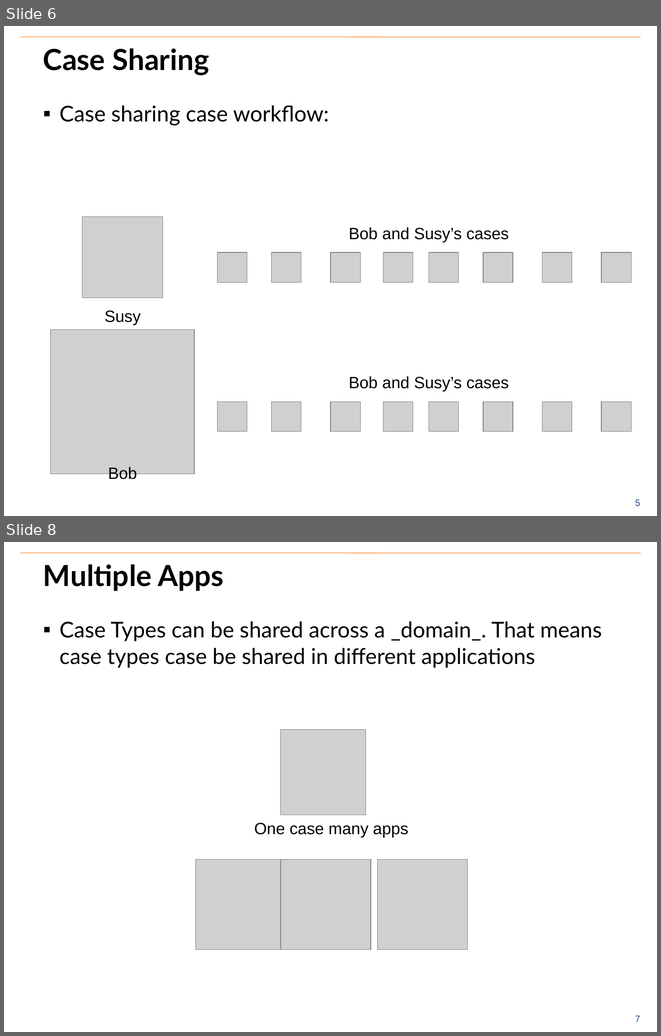
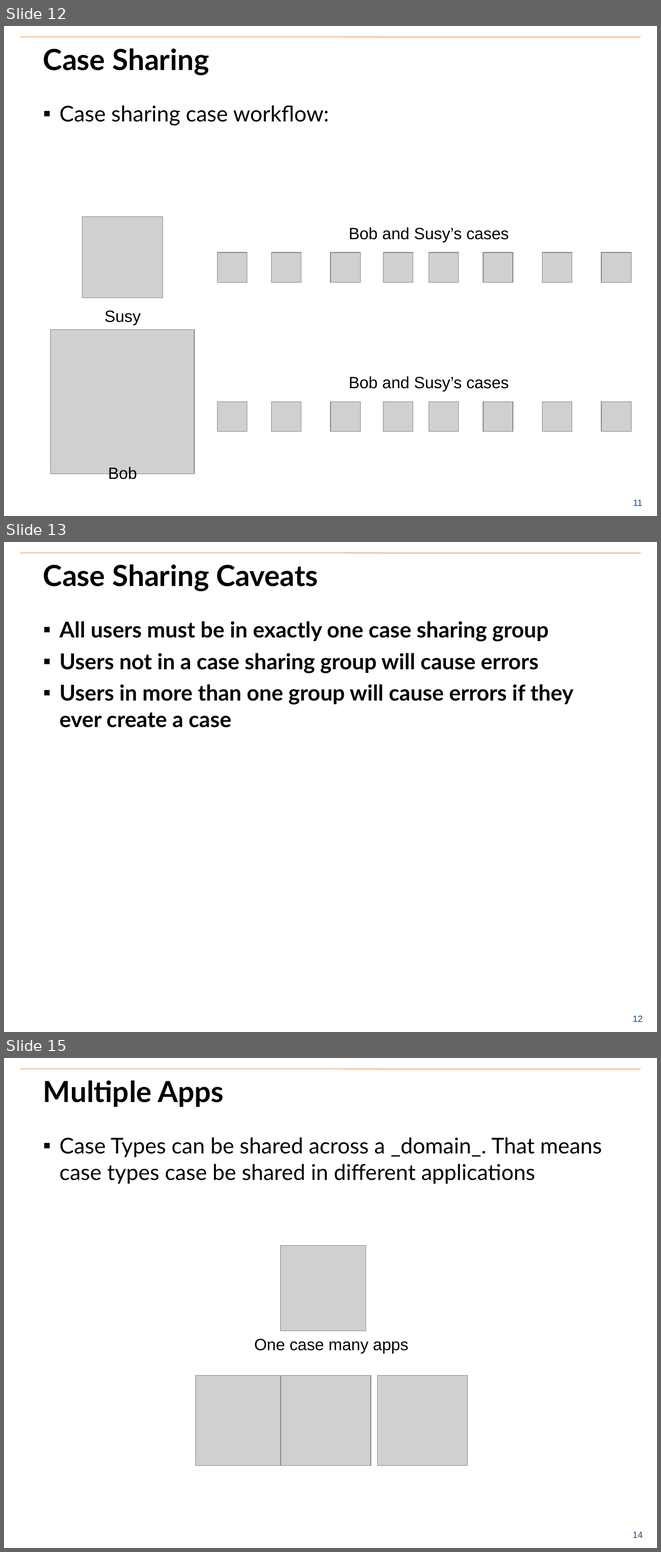
Before and after one commit to benrudolph/exi-training, a slide deck: CaseManagement/case_mgmt.pptx. Shown one above the other, each under a label of ours: slides 6 and 8 before the commit, slides 12, 13 and 15 after it; the slides between them are not shown. The pictures are 661x1036 and 661x1552 pixels, drawn with LibreOffice and Linux fonts; fonts in the diff are those of the drawing; grey boxes stand for pictures; background and template pictures are left out. Boxes give left, top, right and bottom in pixels: in the first picture for what was removed or moved away, otherwise in the second. Text is boxed around its words. In the diff, an @@ line names an element or a change of style, - is before the commit and + after.

Commit message:
Case Management Updates

```diff
--- a/CaseManagement/case_mgmt.pptx
+++ b/CaseManagement/case_mgmt.pptx
@@ slide 13 added at (4, 542, 657, 1032), background #FFFFFF; not listed: 2 template elements that a slide beside it also shows @@
@@ title added at (43, 564, 318, 591), 32 pt, text #000000, bold @@
+Case Sharing Caveats
@@ text added at (60, 621, 573, 728), 24 pt, text #000000, bold @@
+▪ All users must be in exactly one case sharing group
+▪ Users not in a case sharing group will cause errors
+▪ Users in more than one group will cause errors if they ever create a case
@@ what was slide 6 is now slide 12 @@
@@ page number at (633, 499, 643, 506): text changed @@
-5
+11
@@ what was slide 8 is now slide 15 @@
@@ page number at (633, 1531, 643, 1538): text changed @@
-7
+14
```
Also in this commit, not shown: 1 slide changed, 5 other slides added, 1 slide removed.
